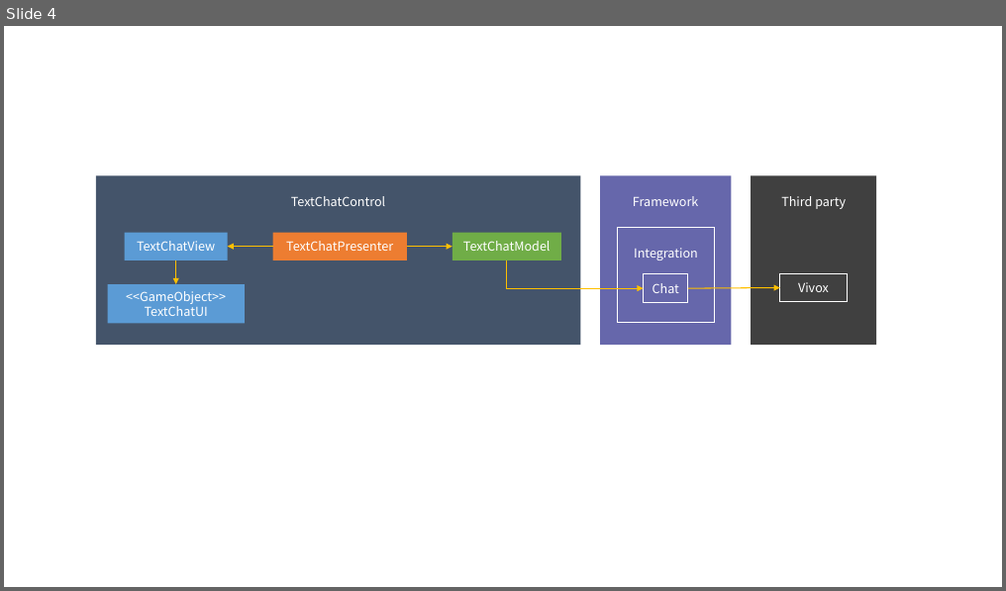
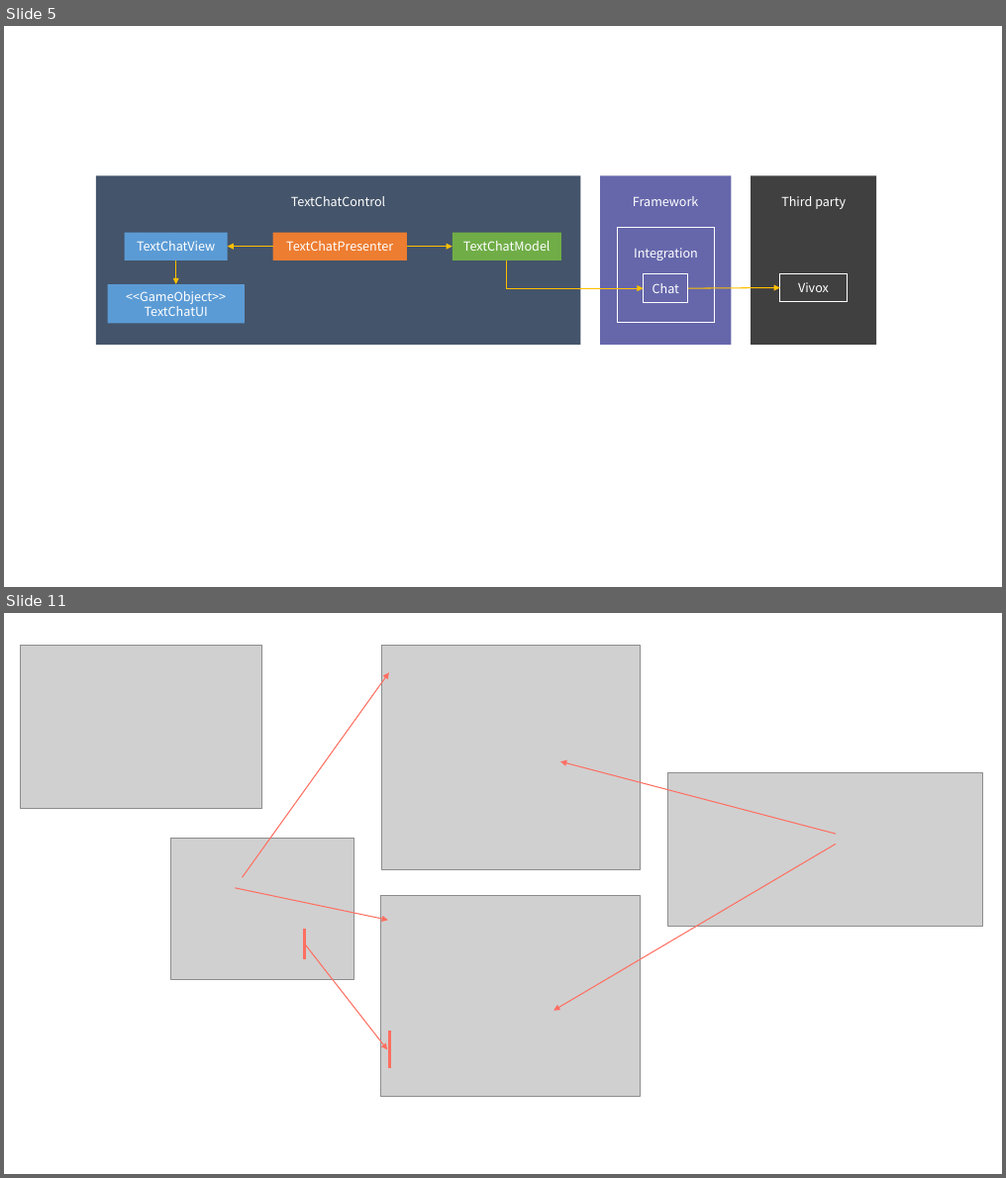
Before and after one commit to extreal-dev/Extreal.Guide, a slide deck: work/work.pptx. Shown one above the other, each under a label of ours: slide 4 before the commit, slides 5 and 11 after it; the slides between them are not shown. The pictures are 1006x591 and 1006x1178 pixels, drawn with LibreOffice and Linux fonts; fonts in the diff are those of the drawing; grey boxes stand for pictures. Boxes give left, top, right and bottom in pixels: in the first picture for what was removed or moved away, otherwise in the second. Text is boxed around its words. In the diff, an @@ line names an element or a change of style, - is before the commit and + after.

```diff
--- a/work/work.pptx
+++ b/work/work.pptx
@@ slide 11 added at [4,613,1002,1174], background #FFFFFF @@
@@ picture added at [20,645,262,808] @@
@@ picture added at [381,645,640,869] @@
@@ arrow added from (242, 878) to (389, 672), #FF6F61 1 pt @@
@@ arrow added from (836, 834) to (560, 761), #FF6F61 1 pt @@
@@ picture added at [668,773,982,927] @@
@@ picture added at [170,839,354,980] @@
@@ arrow added from (836, 845) to (553, 1011), #FF6F61 1 pt @@
@@ arrow added from (235, 888) to (388, 920), #FF6F61 1 pt @@
@@ picture added at [381,896,641,1097] @@
@@ line added from (305, 929) to (305, 959), #FF6F61 3 pt @@
@@ arrow added from (305, 945) to (387, 1051), #FF6F61 1 pt @@
@@ line added from (389, 1032) to (389, 1069), #FF6F61 3 pt @@
@@ what was slide 4 is now slide 5 @@
```
Also in this commit, not shown: 6 other slides added, 12 other files.
